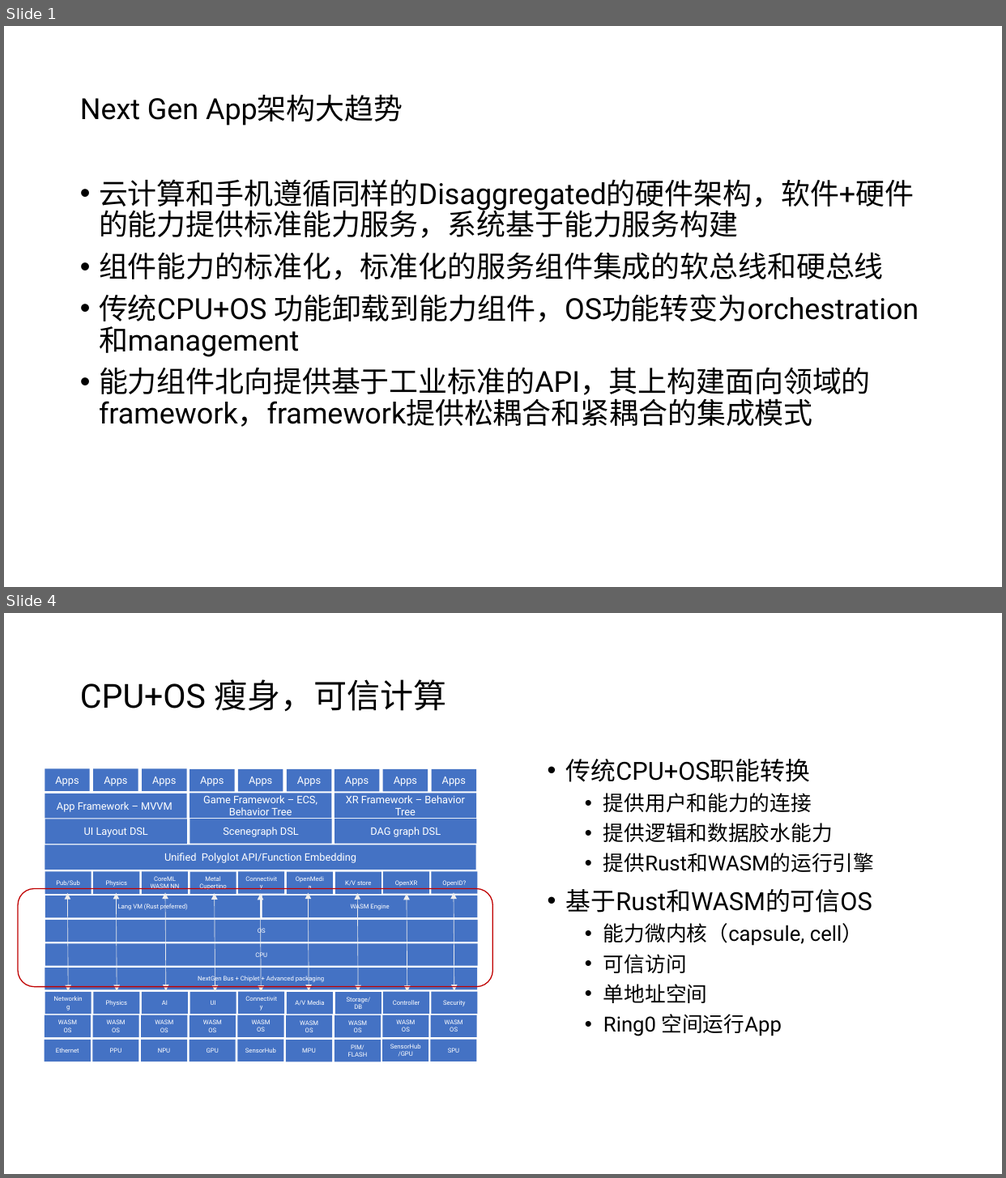
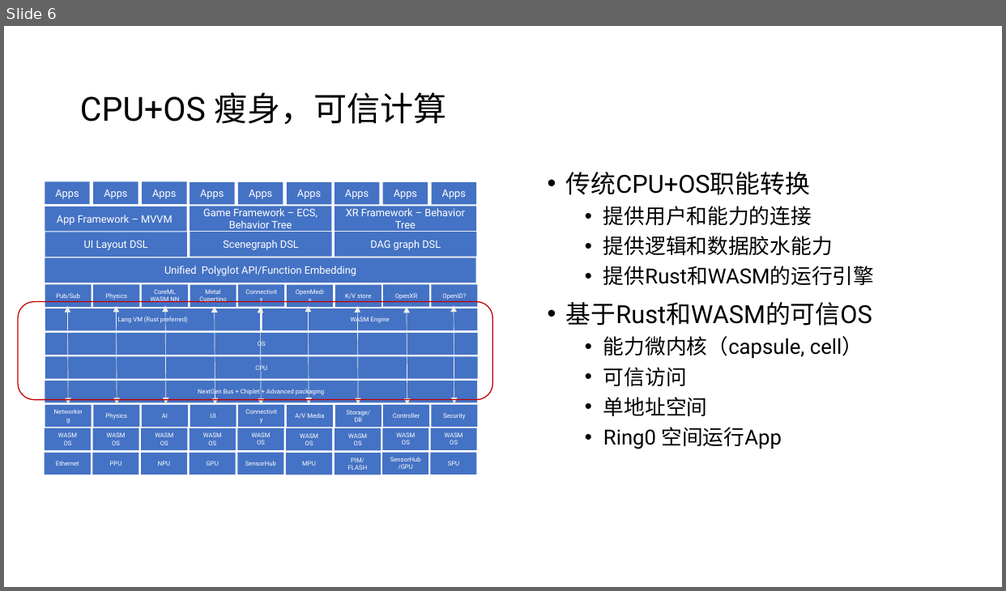
Before and after one commit to sbagga/mistyminds, a slide deck: _posts/Next Gen App Architecture.pptx. Shown one above the other, each under a label of ours: slides 1 and 4 before the commit, slide 6 after it; the slides between them are not shown. The pictures are 1006x1178 and 1006x591 pixels, drawn with LibreOffice and Linux fonts; fonts in the diff are those of the drawing. Boxes give left, top, right and bottom in pixels: in the first picture for what was removed or moved away, otherwise in the second. Text is boxed around its words. In the diff, an @@ line names an element or a change of style, - is before the commit and + after.

```diff
--- a/_posts/Next Gen App Architecture.pptx
+++ b/_posts/Next Gen App Architecture.pptx
@@ slide 1 removed at (x1=4, y1=26, x2=1002, y2=587), background #FFFFFF @@
@@ title removed at (x1=80, y1=94, x2=403, y2=126) @@
-Next Gen App架构大趋势
@@ text removed at (x1=99, y1=179, x2=918, y2=427) @@
-• 云计算和手机遵循同样的Disaggregated的硬件架构，软件+硬件的能力提供标准能力服务，系统基于能力服务构建
-• 组件能力的标准化，标准化的服务组件集成的软总线和硬总线
-• 传统CPU+OS 功能卸载到能力组件，OS功能转变为orchestration和management
-• 能力组件北向提供基于工业标准的API，其上构建面向领域的framework，framework提供松耦合和紧耦合的集成模式
@@ what was slide 4 is now slide 6 @@
```
Also in this commit, not shown: 3 slides changed, 5 slides added, 1 other file.
